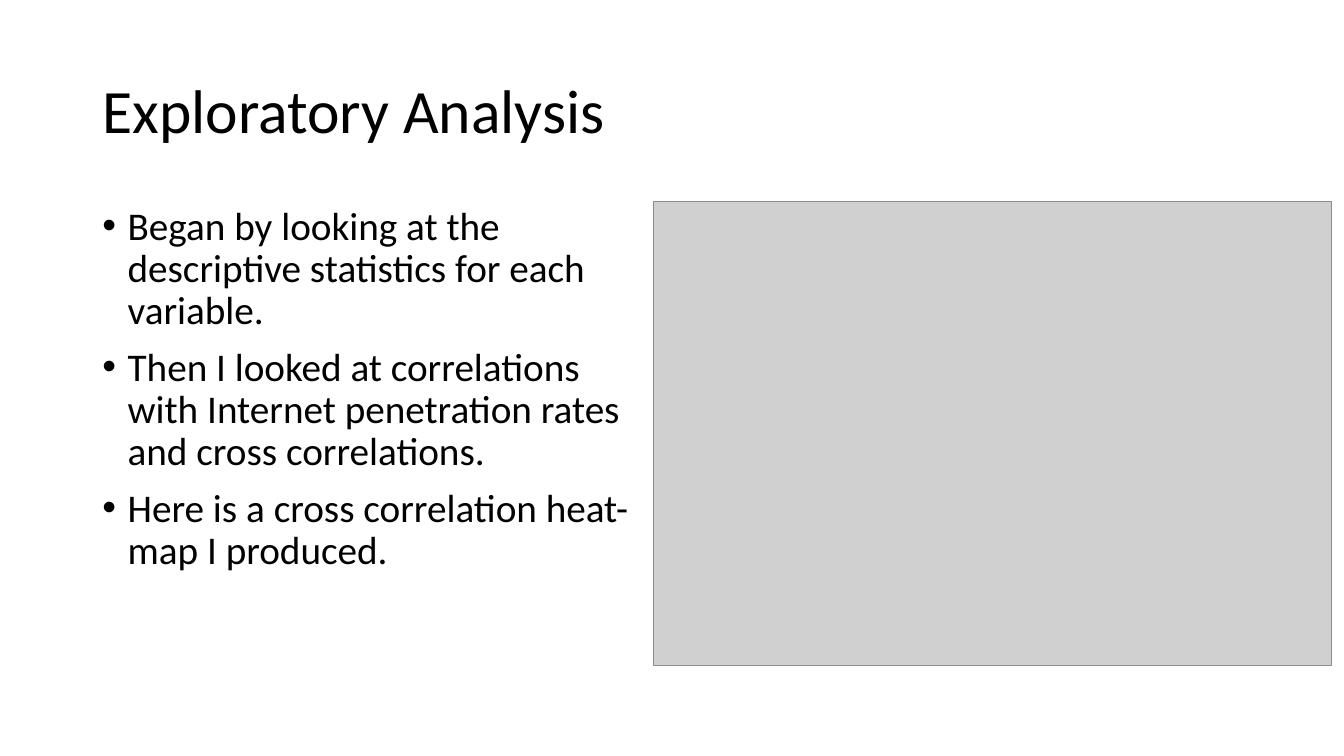
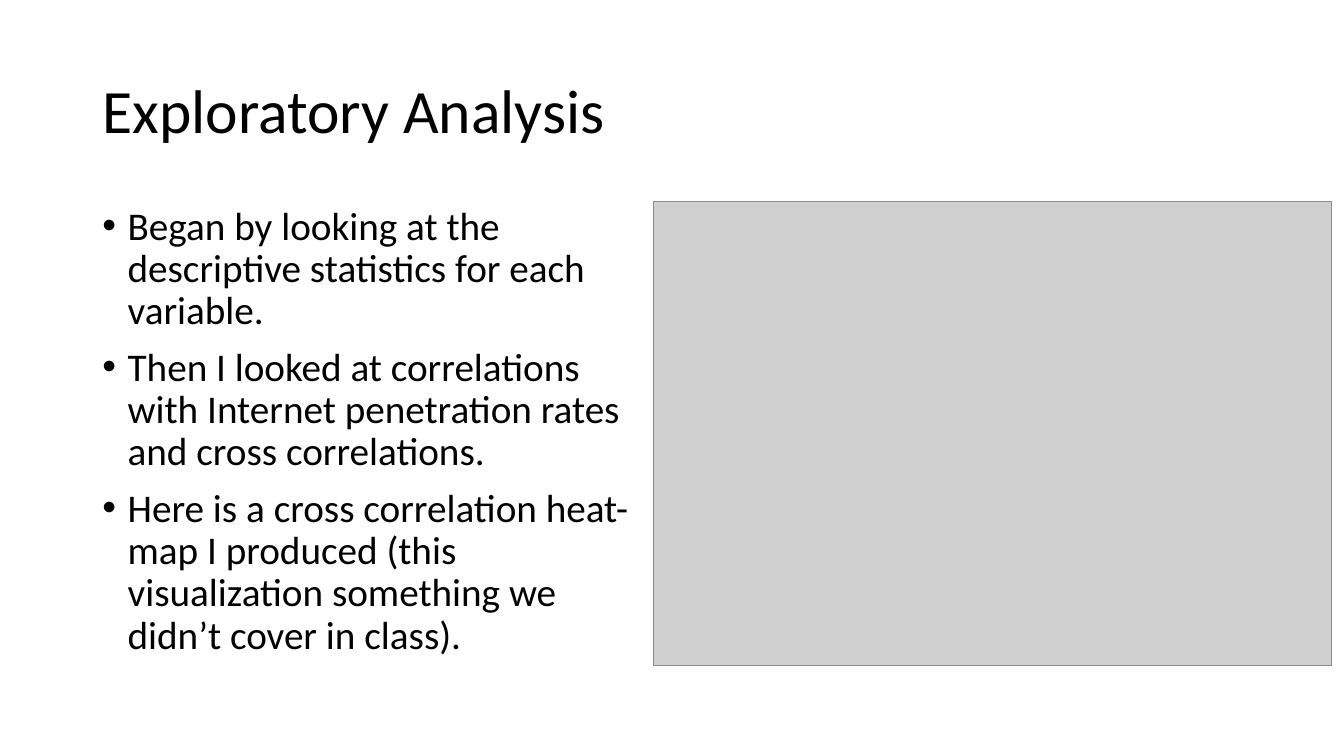
Before and after one commit to adamstopek/CunyMSDA, a slide deck: slide 5 of IS 607 Final Project.pptx. Drawn at 1344x756 pixels with LibreOffice and Linux fonts; fonts in the diff are those of the drawing; grey boxes stand for pictures. Boxes give left, top, right and bottom in pixels: in the first picture for what was removed or moved away, otherwise in the second. Text is boxed around its words. In the diff, an @@ line names an element or a change of style, - is before the commit and + after.

```diff
--- a/IS 607 Final Project.pptx
+++ b/IS 607 Final Project.pptx
@@ text at (128,494,628,654): text changed @@
-• Here is a cross correlation heat-map I produced.
+• Here is a cross correlation heat-map I produced (this visualization something we didn’t cover in class).
```
Also in this commit, not shown: 1 other slide changed.
